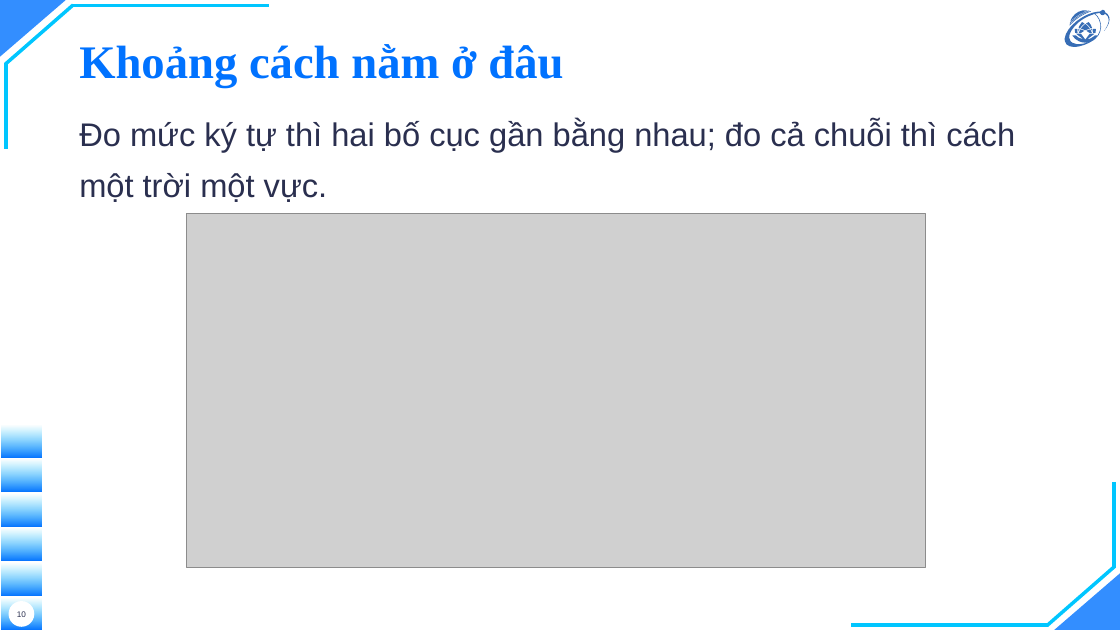
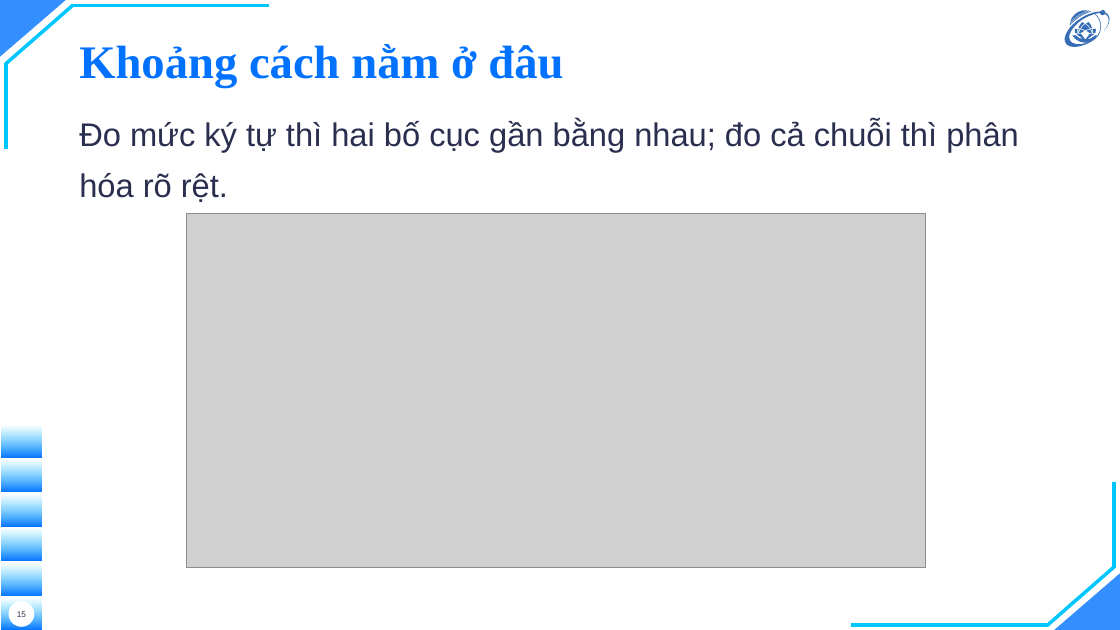
Before and after one commit to hieunguyen2604/alpr-do-an-mon-hoc, a slide deck: slide 15 of nop/02-slide-mon-hoc.pptx (slide 10 before the commit). Drawn at 1120x630 pixels with LibreOffice and Linux fonts; fonts in the diff are those of the drawing; grey boxes stand for pictures; background and template pictures are left out. Boxes give left, top, right and bottom in pixels: in the first picture for what was removed or moved away, otherwise in the second. Text is boxed around its words. In the diff, an @@ line names an element or a change of style, - is before the commit and + after.

```diff
--- a/nop/02-slide-mon-hoc.pptx
+++ b/nop/02-slide-mon-hoc.pptx
@@ text at [79, 120, 1019, 202]: text changed @@
-Đo mức ký tự thì hai bố cục gần bằng nhau; đo cả chuỗi thì cách một trời một vực.
+Đo mức ký tự thì hai bố cục gần bằng nhau; đo cả chuỗi thì phân hóa rõ rệt.
```
Also in this commit, not shown: 7 other slides changed, 8 slides added, 1 slide removed, 28 other files.
